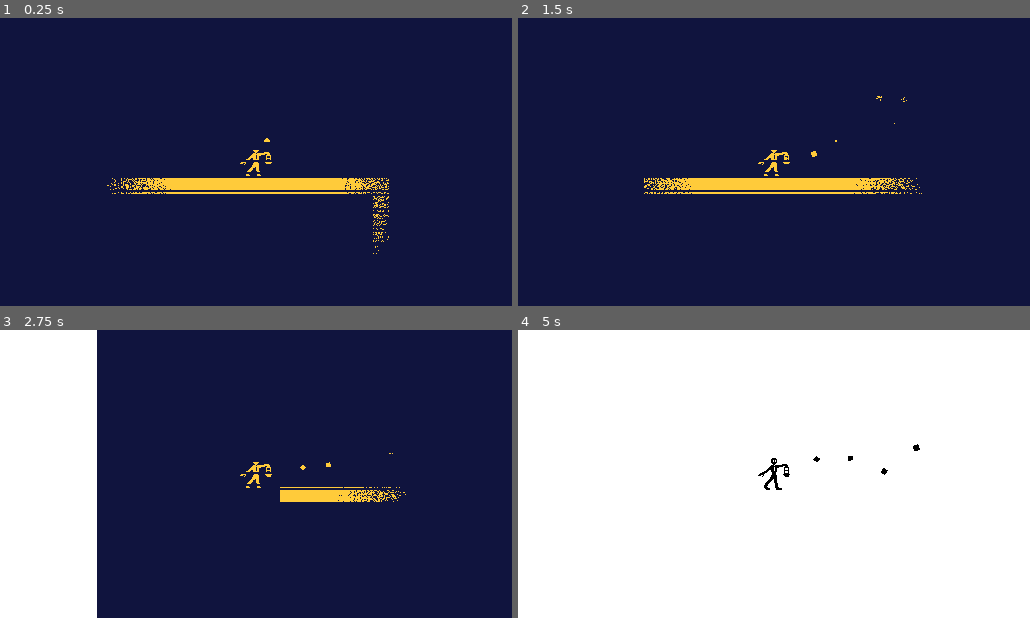
Above: before the commit, frames 1-4 (two rows, left to right).
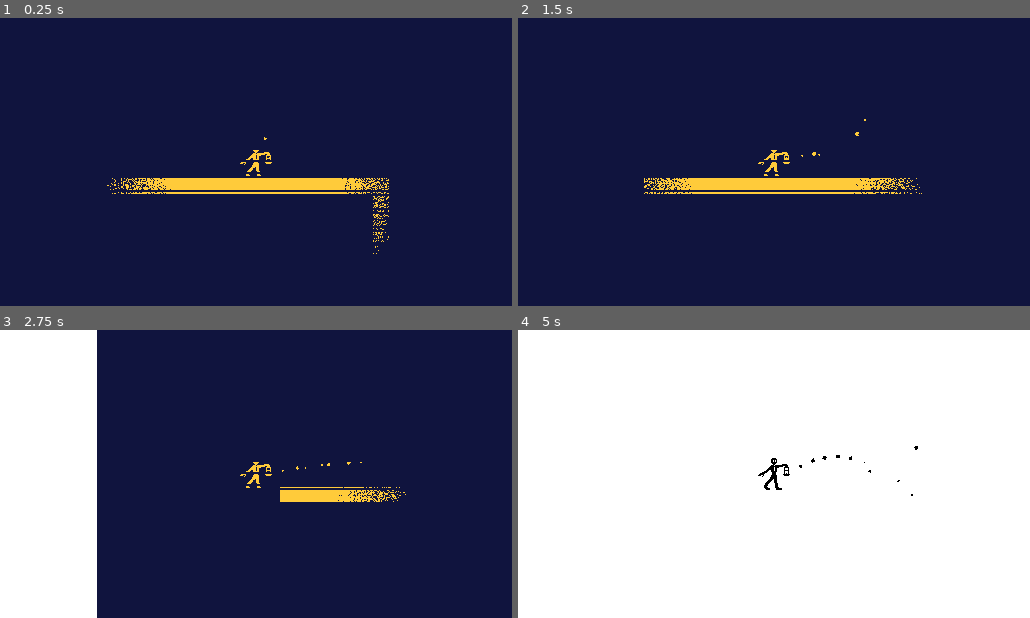
Above: after the commit, the same moments.

Repository: jonathan-quin/lantern-game-jam
Game: Godot game, scene res://world.tscn
Two runs of this game, one before a commit and one after it. Both use one fixed random seed, a clock stepped at 60 frames per second and the inputs below. The engine's default icon, where the game draws it, is replaced by a stand-in: a white triangle on a blue panel in a dark square.
Inputs:
- Up to frame 1 (0.25 s): no input
- Up to frame 2 (1.5 s): hold A (a) 0.53-1.28 s; hold W (up) from 0.53 s (still down); tap D (d) at 0.8, 1.35 s
- Up to frame 3 (2.75 s): tap A (a) at 1.55 s; release W (up) at 2.03 s; hold Left (left) from 2.03 s (still down); hold A (a) from 2.03 s (still down); tap D (d) at 2.3 s
- Up to frame 4 (5 s): release Left (left) at 2.78 s; release A (a) at 2.78 s; hold W (up) 2.78-4.28 s; tap D (d) at 2.85, 3.8, 4.35 s; tap A (a) at 3.05, 4.55 s; hold A (a) 3.53-4.28 s; hold Left (left) from 4.28 s (still down); tap W (up) at 4.52 s

The runs differ from the first frame. In frame 1, less than 0.1% of the frame differs, in the area x 51-53%, y 41-49%; in frame 2, less than 0.1%; in frame 3, less than 0.1%; in frame 4, 0.1%, in the area x 52-79%, y 39-58%.

Commit message:
added some lantern particles

Diff:
--- a/world.tscn
+++ b/world.tscn
@@ -1,8 +1,12 @@
-[gd_scene load_steps=7 format=3 uid="uid://b2aqrv06xidli"]
+[gd_scene load_steps=8 format=3 uid="uid://b2aqrv06xidli"]
 
 [ext_resource type="PackedScene" uid="uid://bwd8ys1cqiick" path="res://scenes/player.tscn" id="1_ovkyq"]
 [ext_resource type="Texture2D" uid="uid://dvt06b5lrnndp" path="res://textures/icon.svg" id="2_mjcrr"]
 [ext_resource type="Shader" path="res://scenes/light.gdshader" id="3_xkn15"]
+
+[sub_resource type="Curve" id="Curve_alq3v"]
+_data = [Vector2(0.00886294, 0.976451), 0.0, 0.0, 0, 0, Vector2(0.787908, 1), 0.0, 0.0, 0, 0, Vector2(0.993129, 0.0288426), 0.0, 0.0, 0, 0]
+point_count = 3
 
 [sub_resource type="TileSetAtlasSource" id="TileSetAtlasSource_04pq6"]
 texture = ExtResource("2_mjcrr")
@@ -32,14 +36,16 @@
 [node name="CPUParticles2D" type="CPUParticles2D" parent="player"]
 modulate = Color(0, 0, 0, 1)
 position = Vector2(13, 1)
+amount = 12
+lifetime = 0.6
 direction = Vector2(2.08165e-12, -1)
 gravity = Vector2(2.08165e-12, 30)
 initial_velocity_min = 40.0
 initial_velocity_max = 40.0
 angular_velocity_min = 401.63
 angular_velocity_max = 401.63
-scale_amount_min = 2.0
-scale_amount_max = 6.0
+scale_amount_max = 4.0
+scale_amount_curve = SubResource("Curve_alq3v")
 
 [node name="TileMap" type="TileMap" parent="."]
 tile_set = SubResource("TileSet_nvgnt")
